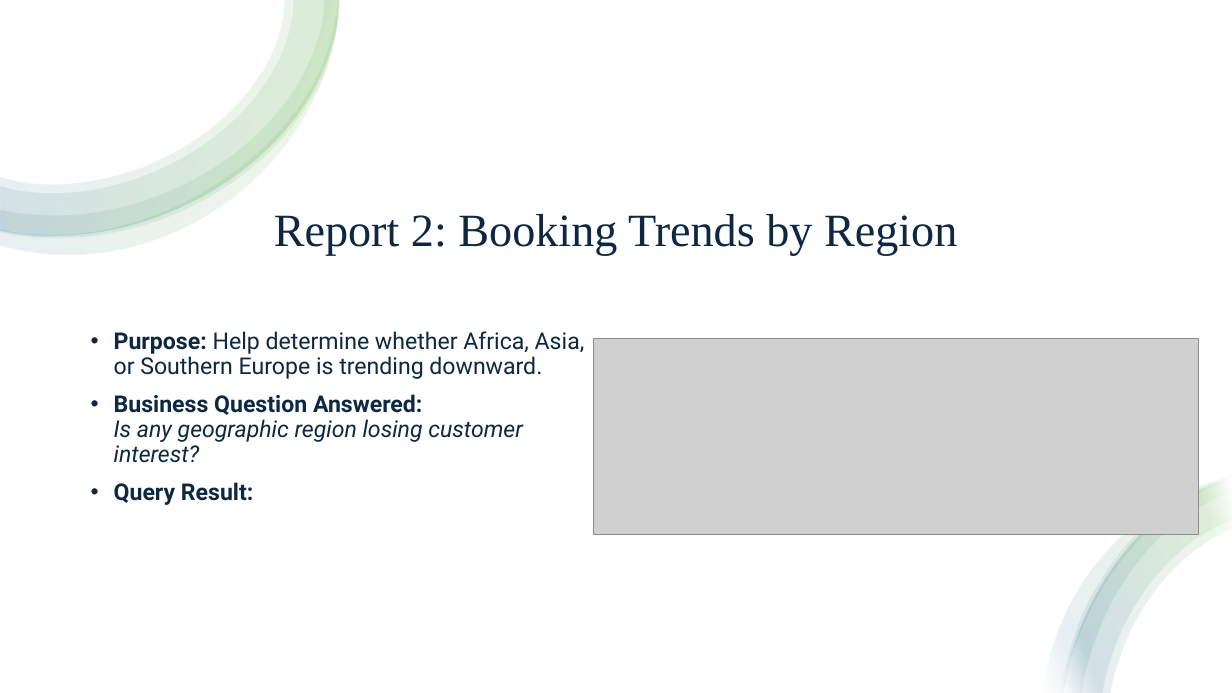
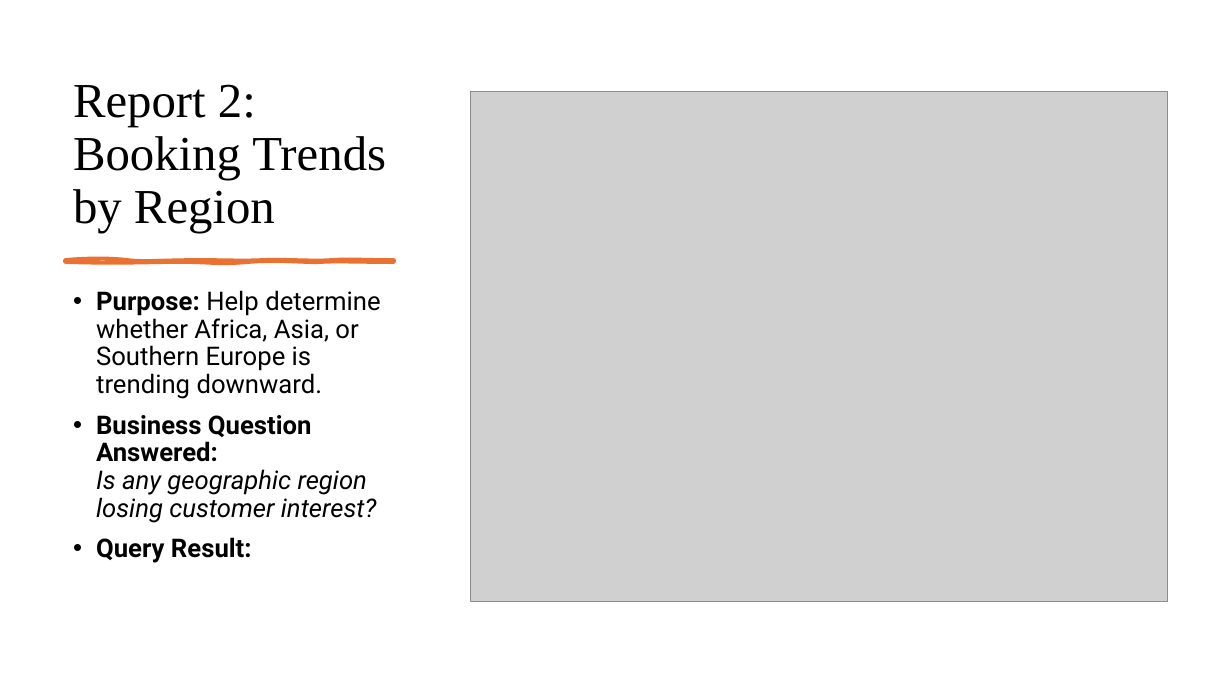
Before and after one commit to Panda-Alex21687/Green-Group, a slide deck: slide 8 of Milestone 4/Green Group Milestone 4.pptx. Drawn at 1232x693 pixels with LibreOffice and Linux fonts; fonts in the diff are those of the drawing; grey boxes stand for pictures. Boxes give left, top, right and bottom in pixels: in the first picture for what was removed or moved away, otherwise in the second. Text is boxed around its words. In the diff, an @@ line names an element or a change of style, - is before the commit and + after.

Commit message:
Added new Reports to Powerpoint and ERD

```diff
--- a/Milestone 4/Green Group Milestone 4.pptx
+++ b/Milestone 4/Green Group Milestone 4.pptx
@@ rectangle removed at (0,0,1232,693) @@
@@ group removed at (0,0,340,255): 4 freeform shapes @@
@@ title "Report 2: Booking Trends by ...": place and size @@
-title "Report 2: Booking Trends by ..." at (274,214,957,256)
+title "Report 2: Booking Trends by ..." at (73,84,386,233)
@@ title "Report 2: Booking Trends by ..." at (73,84,386,233): size 36 to 38 pt, text colour #0E2841 to #000000; alignment centre to left @@
@@ picture added at (470,91,1168,601) @@
@@ freeform shape added at (65,260,394,262), fill #E97132, outline #E97132 3 pt @@
@@ text "Purpose: Help determine whether Africa, ...": place and size @@
-text "Purpose: Help determine whether Africa, ..." at (114,331,585,505)
+text "Purpose: Help determine whether Africa, ..." at (96,290,380,563)
@@ text "Purpose: Help determine whether Africa, ..." at (96,290,380,563): size 18 to 20 pt, text colour #0E2841 to #000000; vertical alignment middle to top @@
@@ picture removed at (594,338,1200,534) @@
@@ group removed at (1044,476,1232,693): 4 freeform shapes @@
```
Also in this commit, not shown: 5 other slides changed, 7 other files.
